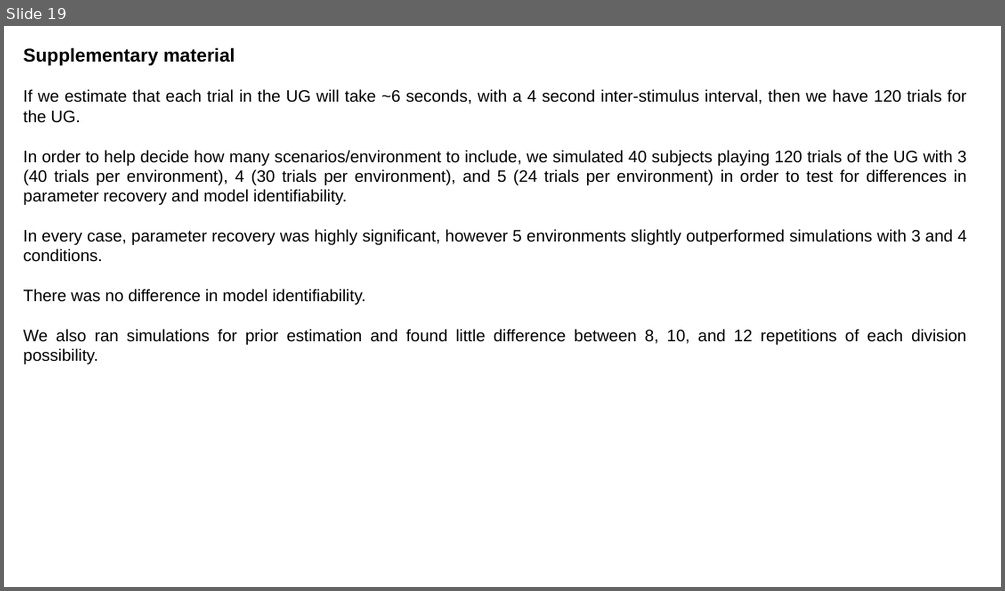
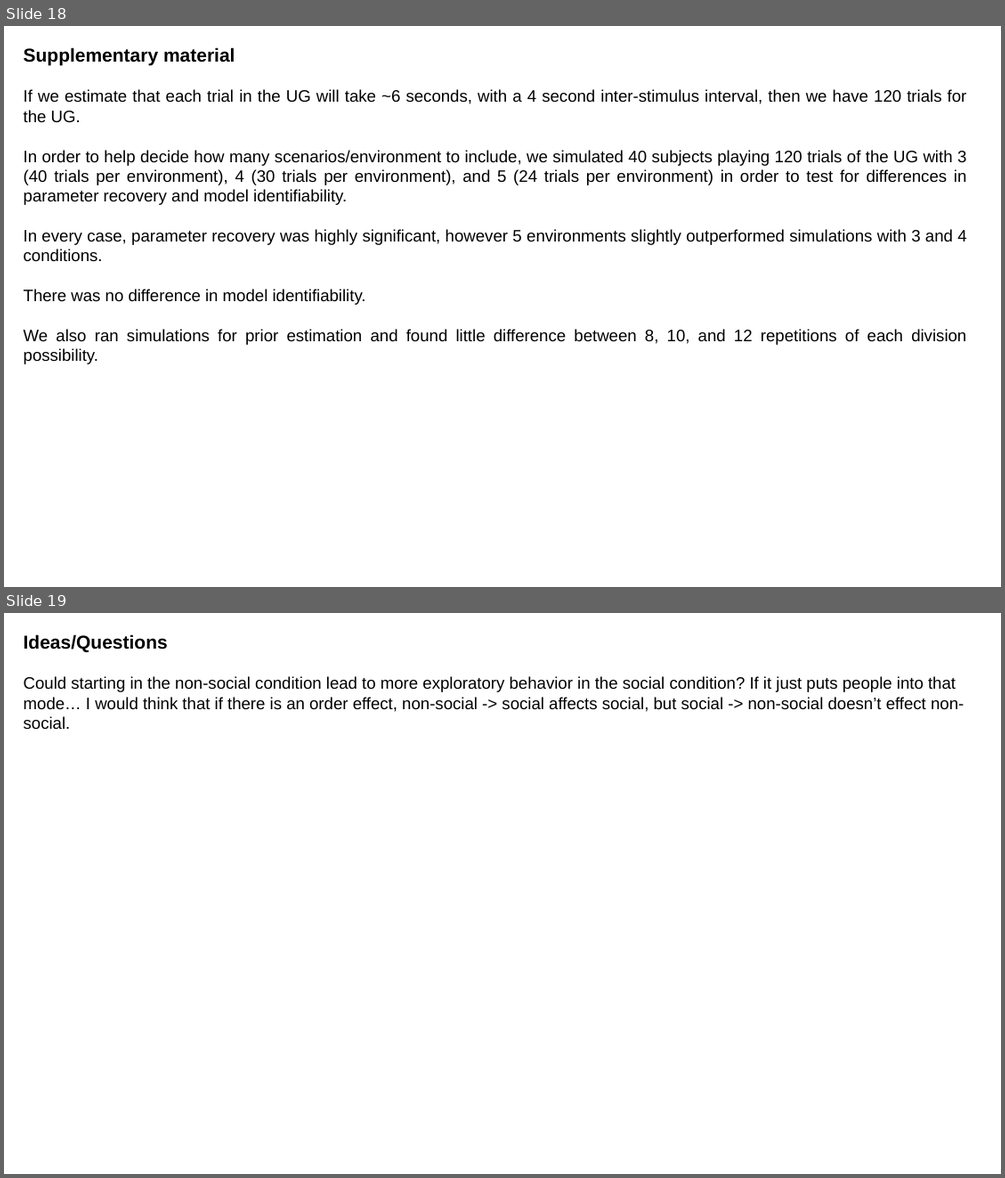
Before and after one commit to michaelrojekgiffin/RL, a slide deck: reports/Design_presentation.pptx. Shown one above the other, each under a label of ours: slide 19 before the commit, slides 18 and 19 after it. The pictures are 1005x591 and 1005x1178 pixels, drawn with LibreOffice and Linux fonts; fonts in the diff are those of the drawing. Boxes give left, top, right and bottom in pixels: in the first picture for what was removed or moved away, otherwise in the second. Text is boxed around its words. In the diff, an @@ line names an element or a change of style, - is before the commit and + after.

```diff
--- a/reports/Design_presentation.pptx
+++ b/reports/Design_presentation.pptx
@@ slide 19 added at box(4, 613, 1001, 1174), background #FFFFFF @@
@@ text added at box(24, 634, 963, 729), 16 pt, text #000000 @@
+Ideas/Questions
+Could starting in the non-social condition lead to more exploratory behavior in the social condition? If it just puts people into that mode… I would think that if there is an order effect, non-social -> social affects social, but social -> non-social doesn’t effect non-social.
@@ what was slide 19 is now slide 18 @@
```
Also in this commit, not shown: 5 slides changed, 1 slide removed, 3 other files.
